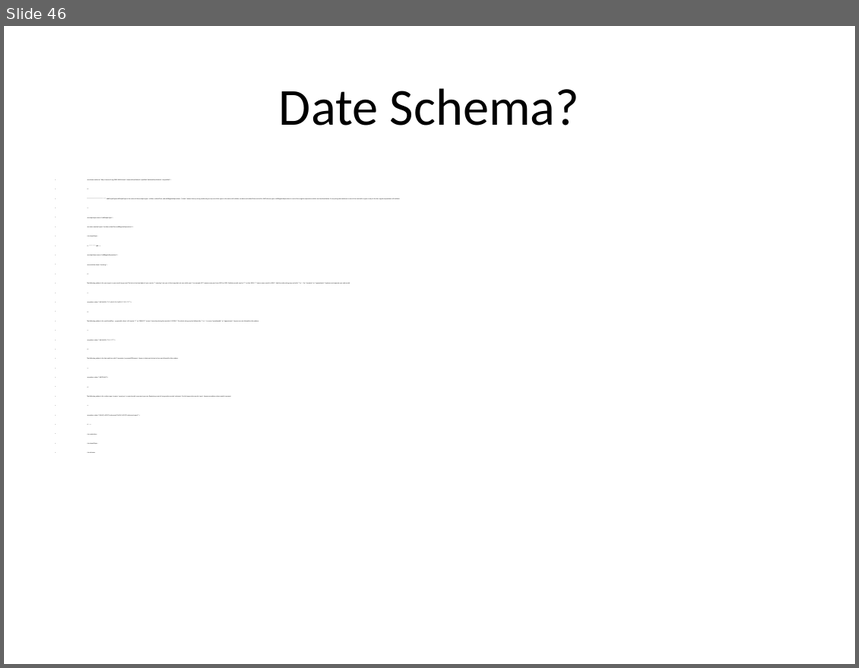
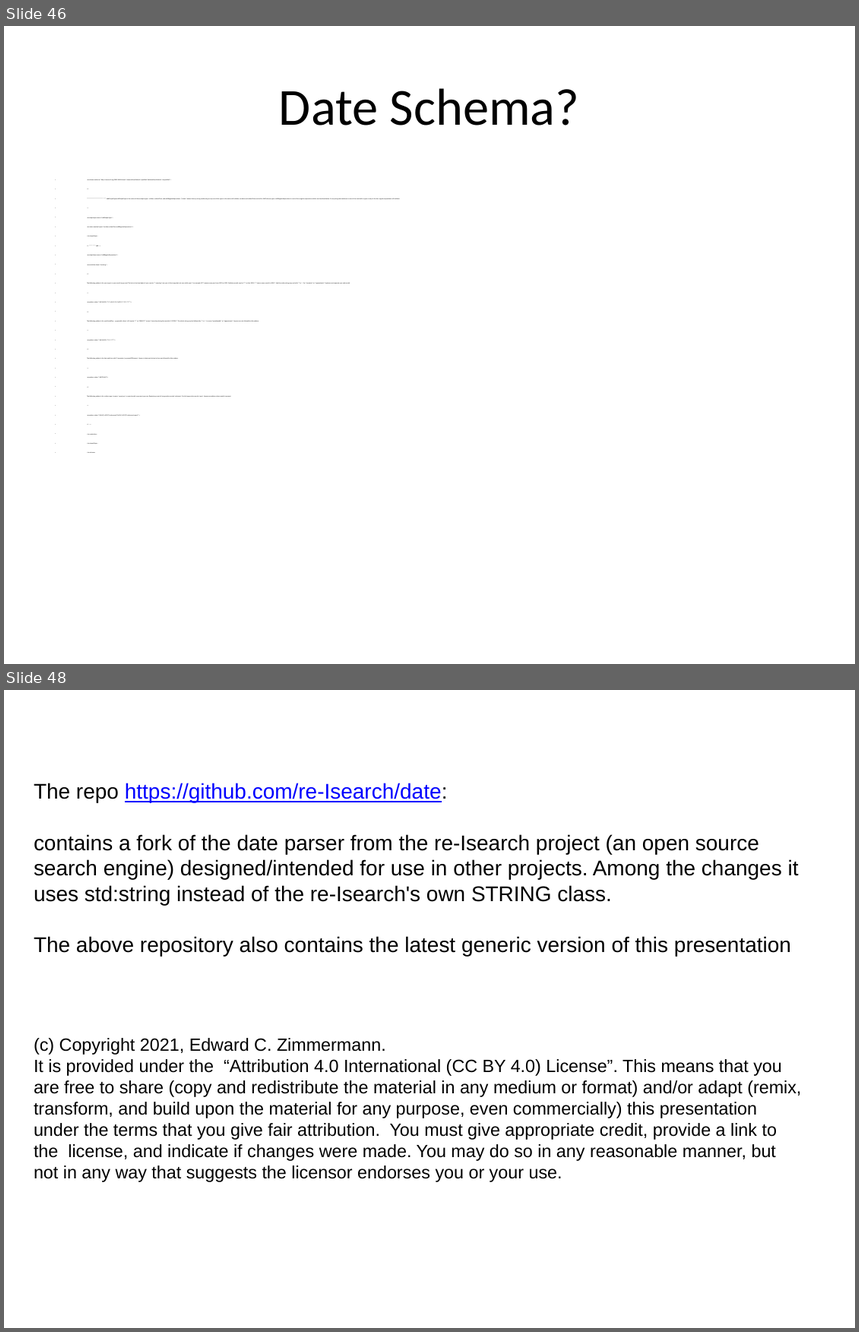
Before and after one commit to re-Isearch/date, a slide deck: Slides/ISO8601-Presentation.pptx. Shown one above the other, each under a label of ours: slide 46 before the commit, slides 46 and 48 after it; the slides between them are not shown. The pictures are 859x668 and 859x1332 pixels, drawn with LibreOffice and Linux fonts; fonts in the diff are those of the drawing. Boxes give left, top, right and bottom in pixels: in the first picture for what was removed or moved away, otherwise in the second. Text is boxed around its words. In the diff, an @@ line names an element or a change of style, - is before the commit and + after.

Commit message:
Added link to github

```diff
--- a/Slides/ISO8601-Presentation.pptx
+++ b/Slides/ISO8601-Presentation.pptx
@@ slide 48 added at (4,690,855,1328), background #FFFFFF @@
@@ text added at (34,783,801,1182), 15 pt, text #000000 @@
+The repo https://github.com/re-Isearch/date:
+contains a fork of the date parser from the re-Isearch project (an open source search engine) designed/intended for use in other projects. Among the changes it uses std:string instead of the re-Isearch's own STRING class.
+The above repository also contains the latest generic version of this presentation
+(c) Copyright 2021, Edward C. Zimmermann.
+It is provided under the “Attribution 4.0 International (CC BY 4.0) License”. This means that you are free to share (copy and redistribute the material in any medium or format) and/or adapt (remix, transform, and build upon the material for any purpose, even commercially) this presentation under the terms that you give fair attribution. You must give appropriate credit, provide a link to the license, and indicate if changes were made. You may do so in any reasonable manner, but not in any way that suggests the licensor endorses you or your use.
```
Also in this commit, not shown: 5 slides changed, 1 other file.
